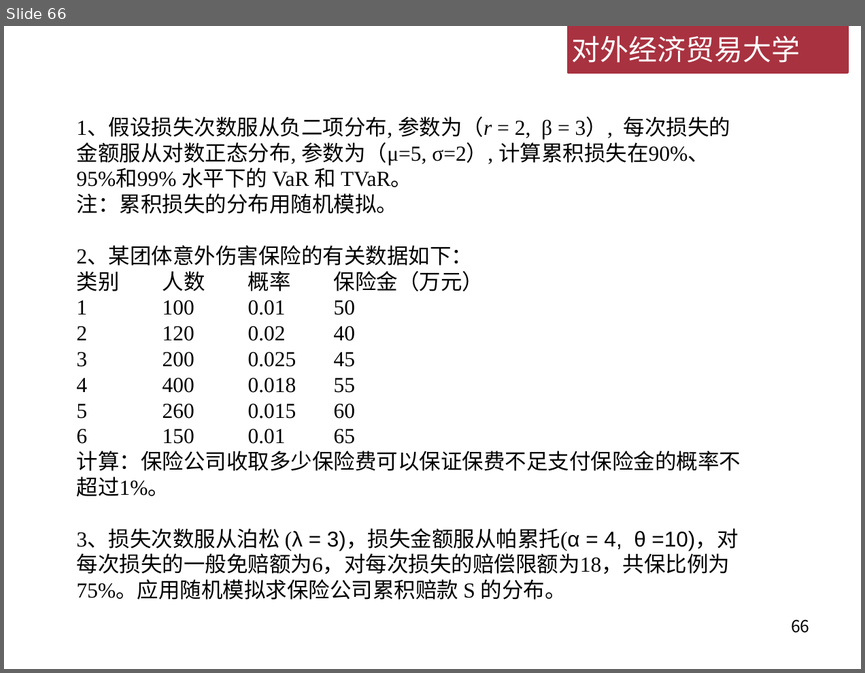
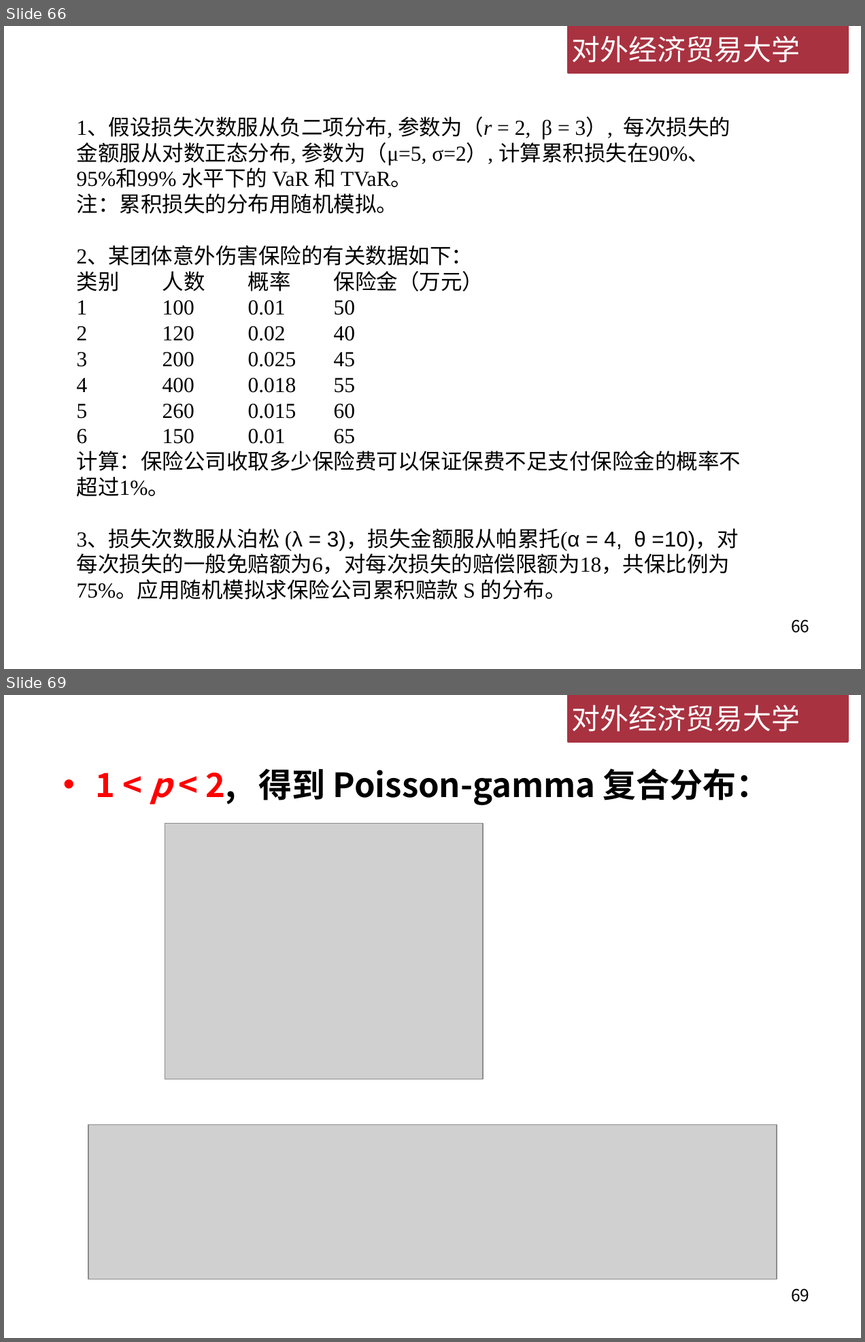
Before and after one commit to lizhengxiao/Non-life-Insurance-Actuarial-Science, a slide deck: Lectures/Week 6 - 累积损失模型.pptx. Shown one above the other, each under a label of ours: slide 66 before the commit, slides 66 and 69 after it; the slides between them are not shown. The pictures are 865x673 and 865x1342 pixels, drawn with LibreOffice and Linux fonts; fonts in the diff are those of the drawing; grey boxes stand for pictures; background and template pictures are left out. Boxes give left, top, right and bottom in pixels: in the first picture for what was removed or moved away, otherwise in the second. Text is boxed around its words. In the diff, an @@ line names an element or a change of style, - is before the commit and + after.

```diff
--- a/Lectures/Week 6 - 累积损失模型.pptx
+++ b/Lectures/Week 6 - 累积损失模型.pptx
@@ slide 69 added at [4,695,861,1338], background #FFFFFF; not listed: 2 template elements that a slide beside it also shows @@
@@ text added at [95,768,770,805], 28 pt, text #000000, bold @@
+• 1 < p < 2, 得到 Poisson-gamma 复合分布：
@@ picture added at [165,824,483,1080] @@
@@ picture added at [88,1124,776,1279] @@
@@ page number added at [791,1288,809,1302], 14 pt, text #000000 @@
+69
```
Also in this commit, not shown: 5 slides changed, 9 other slides added, 2 other files.
